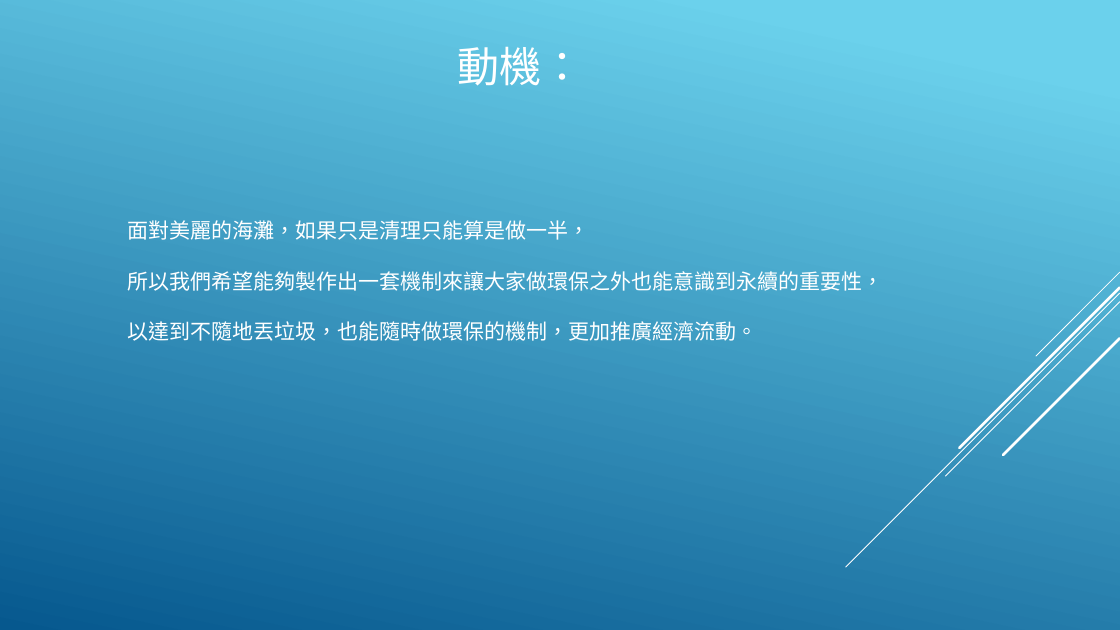
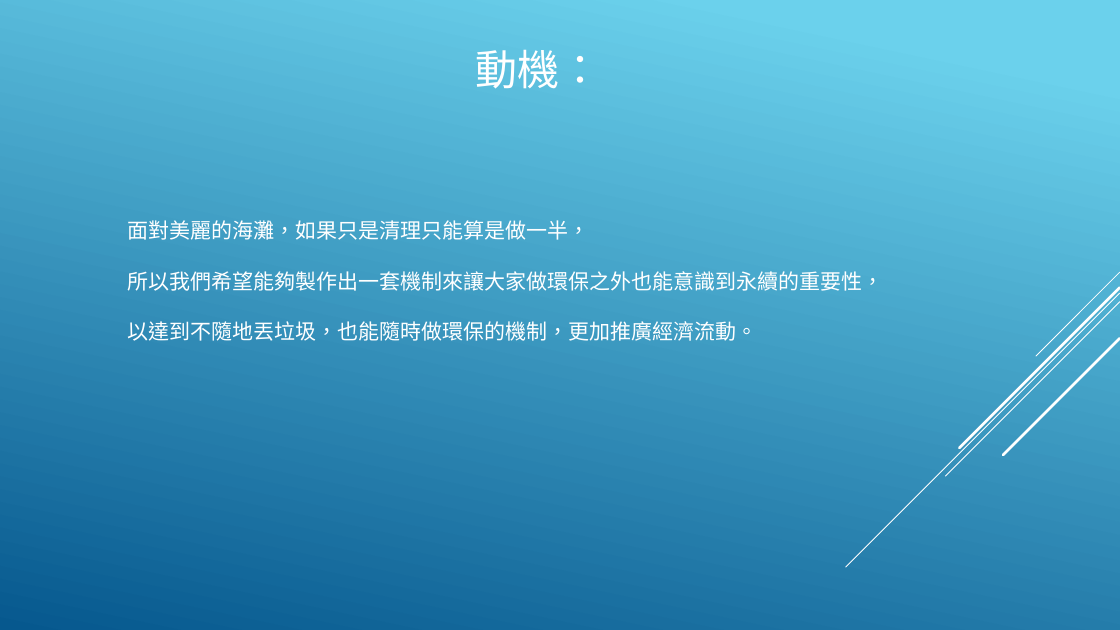
Before and after one commit to DennySORA/Environmental_Sustainability_Partition_Hackathon_2018, a slide deck: slide 2 of doc/永續發展 - 淨灘.pptx. Drawn at 1120x630 pixels with LibreOffice and Linux fonts; fonts in the diff are those of the drawing. Boxes give left, top, right and bottom in pixels: in the first picture for what was removed or moved away, otherwise in the second. Text is boxed around its words. In the diff, an @@ line names an element or a change of style, - is before the commit and + after.

```diff
--- a/doc/永續發展 - 淨灘.pptx
+++ b/doc/永續發展 - 淨灘.pptx
@@ title "動機：": place and size @@
-title "動機：" at [458, 46, 584, 86]
+title "動機：" at [475, 49, 601, 89]
```
Also in this commit, not shown: 3 other slides changed, 1 other file.
